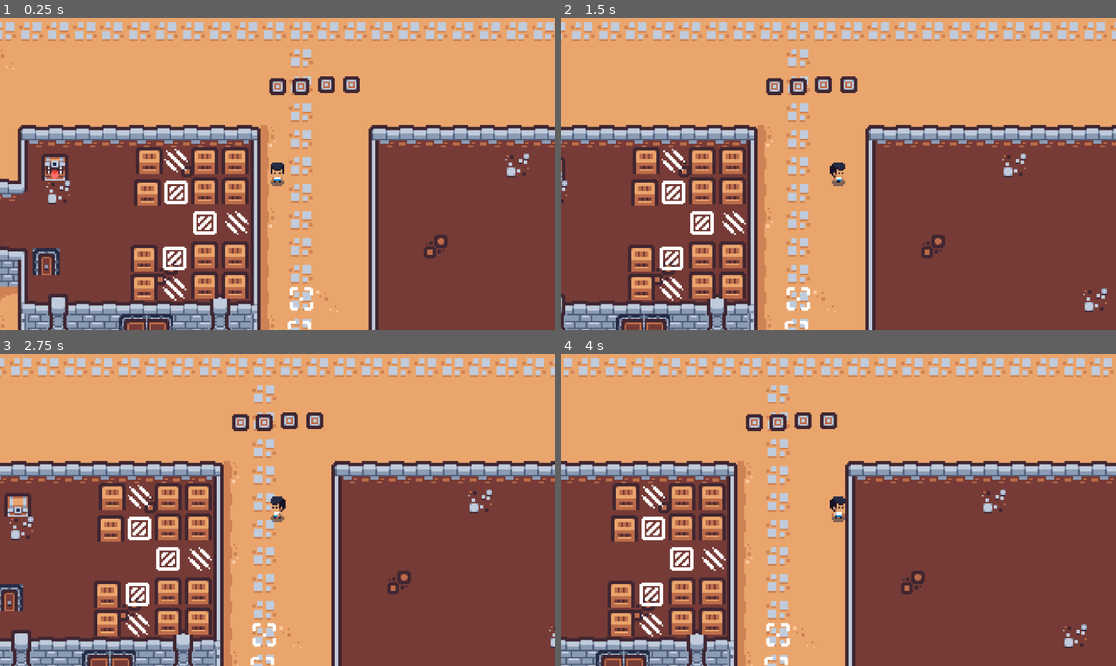
Above: before the commit, frames 1-4 (two rows, left to right).
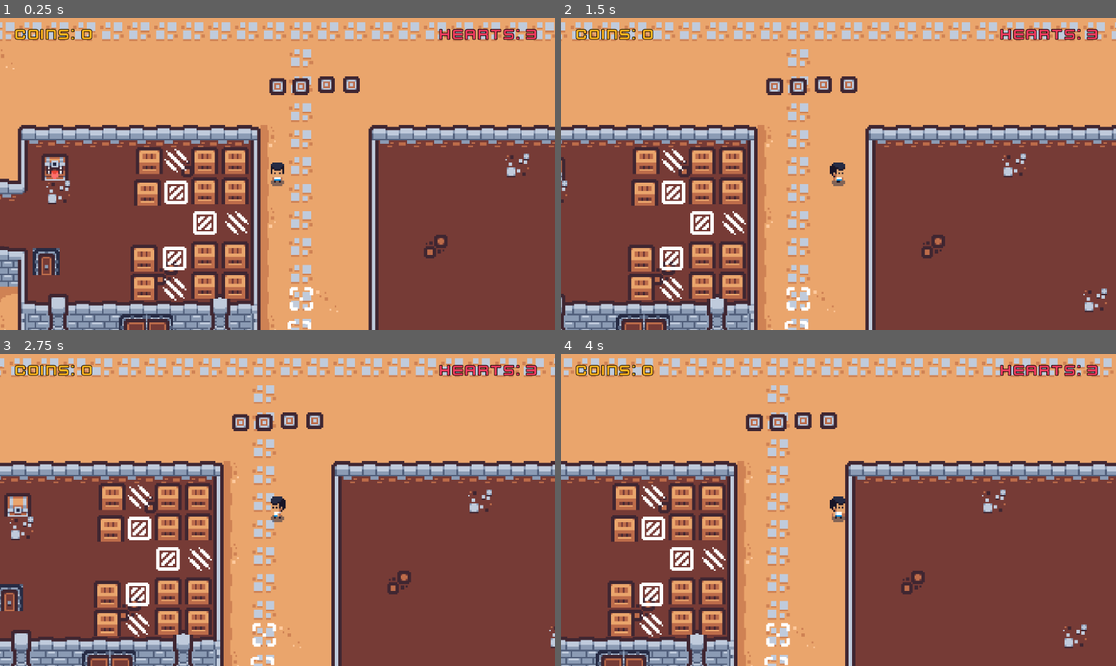
Above: after the commit, the same moments.

Repository: ki8yk8/game-dev-resolution
Game: Godot game, scene res://scenes/game_play.tscn
Same seed, same stepped clock (60 frames per second), same inputs: the game is played once before the commit and once after it. Sound files missing from this copy of the repository are replaced by a short silence.
Inputs (mouse positions are in pixels of both pictures, inside the frame that each line leads up to):
- Up to frame 1 (0.25 s): no input
- Up to frame 2 (1.5 s): tap Enter (ui_accept) at 0.5, 0.77 s; move the mouse to (960, 158) at 0.52 s; hold Right (ui_right) from 0.53 s (still down); tap Alt at 0.6 s; click (960, 158) at 0.67 s; move the mouse to (727, 189) at 1.27 s; tap Shift at 1.35 s
- Up to frame 3 (2.75 s): tap Enter (ui_accept) at 1.52 s; move the mouse to (333, 441) at 2.02 s; release Right (ui_right) at 2.03 s; hold Left (ui_left) from 2.03 s (still down); tap Alt at 2.1 s
- Up to frame 4 (4 s): move the mouse to (810, 572) at 2.77 s; release Left (ui_left) at 2.78 s; hold Right (ui_right) from 2.78 s (still down); tap Shift at 2.85 s; click (810, 572) at 2.92 s; tap Enter (ui_accept) at 3.02, 3.77 s; move the mouse to (1005, 556) at 3.52 s; tap Alt at 3.6 s

The runs differ from the first frame. In frame 1, 0.8% of the frame differs, in the area x 2-97%, y 3-8%; in frame 2, 0.8%; in frame 3, 0.8%; in frame 4, 0.8%.

Commit message:
adds ui hud to the game

Diff:
--- a/scenes/game_play.tscn
+++ b/scenes/game_play.tscn
@@ -22,6 +22,7 @@
 [ext_resource type="PackedScene" uid="uid://cj01e1wm7g8ki" path="res://scenes/crate_seat.tscn" id="20_lftnw"]
 [ext_resource type="PackedScene" uid="uid://djqqeftttab6f" path="res://scenes/sokoban_walls.tscn" id="21_0em6x"]
 [ext_resource type="PackedScene" uid="uid://b7ox3ci61xpw2" path="res://scenes/sokoban_prize.tscn" id="22_r1sdi"]
+[ext_resource type="FontFile" uid="uid://cl0lsa2i5yuru" path="res://assets/font/Kenney Future.ttf" id="23_xaioq"]
 
 [sub_resource type="WorldBoundaryShape2D" id="WorldBoundaryShape2D_0dypk"]
 distance = -290.0
@@ -1151,3 +1152,42 @@
 
 [node name="SokobanPrize" parent="Sokobans/Sokoban4" unique_id=552028466 instance=ExtResource("22_r1sdi")]
 position = Vector2(781, 117)
+
+[node name="UI" type="CanvasLayer" parent="." unique_id=44343334]
+
+[node name="MarginContainer" type="MarginContainer" parent="UI" unique_id=1654527431]
+anchors_preset = 10
+anchor_right = 1.0
+offset_bottom = 52.0
+grow_horizontal = 2
+size_flags_horizontal = 3
+theme_override_constants/margin_left = 32
+theme_override_constants/margin_top = 16
+theme_override_constants/margin_right = 32
+
+[node name="HBoxContainer" type="HBoxContainer" parent="UI/MarginContainer" unique_id=1064263868]
+layout_mode = 2
+theme_override_constants/separation = 32
+
+[node name="Coins" type="Label" parent="UI/MarginContainer/HBoxContainer" unique_id=928304517]
+layout_mode = 2
+theme_override_colors/font_color = Color(1, 0.7066667, 0.120000005, 1)
+theme_override_colors/font_outline_color = Color(0, 0, 0, 1)
+theme_override_constants/outline_size = 5
+theme_override_fonts/font = ExtResource("23_xaioq")
+theme_override_font_sizes/font_size = 32
+text = "Coins: 0"
+
+[node name="Control" type="Control" parent="UI/MarginContainer/HBoxContainer" unique_id=1713352105]
+layout_direction = 2
+layout_mode = 2
+size_flags_horizontal = 3
+
+[node name="Hearts" type="Label" parent="UI/MarginContainer/HBoxContainer" unique_id=541005308]
+layout_mode = 2
+theme_override_colors/font_color = Color(0.92611015, 0.22984171, 0.36393434, 1)
+theme_override_colors/font_outline_color = Color(0, 0, 0, 1)
+theme_override_constants/outline_size = 5
+theme_override_fonts/font = ExtResource("23_xaioq")
+theme_override_font_sizes/font_size = 32
+text = "Hearts: 3"
